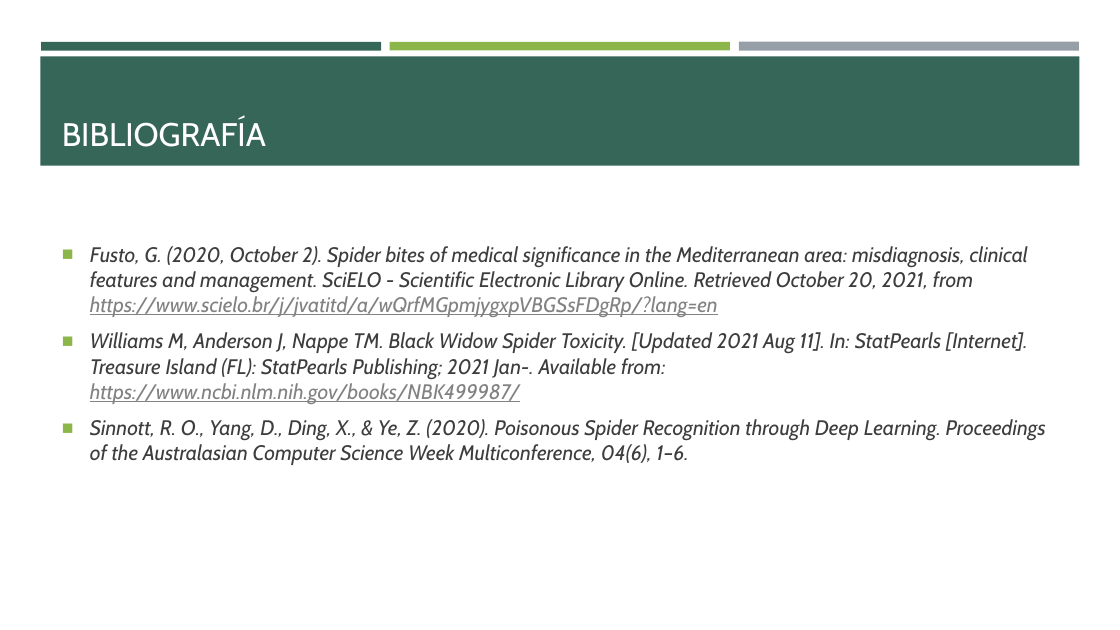
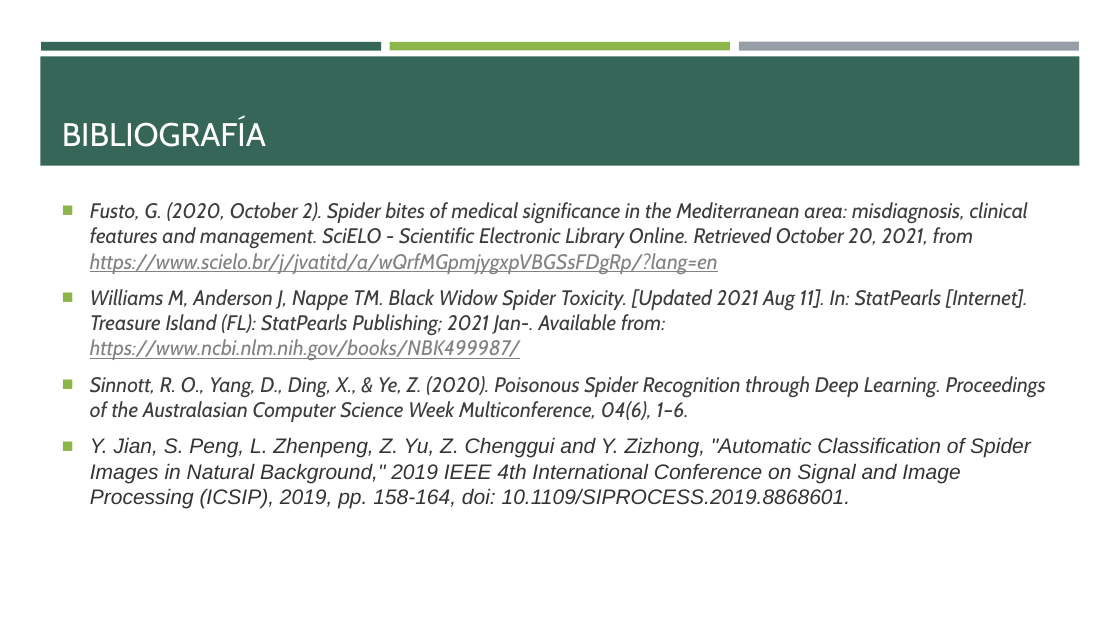
Before and after one commit to ErickaBermudez/spider-classification, a slide deck: slide 12 of docs/01 Project Presentation.pptx. Drawn at 1120x630 pixels with LibreOffice and Linux fonts; fonts in the diff are those of the drawing. Boxes give left, top, right and bottom in pixels: in the first picture for what was removed or moved away, otherwise in the second. Text is boxed around its words. In the diff, an @@ line names an element or a change of style, - is before the commit and + after.

```diff
--- a/docs/01 Project Presentation.pptx
+++ b/docs/01 Project Presentation.pptx
@@ text at bbox=[90, 437, 1031, 508]: paragraph added @@
+■ Y. Jian, S. Peng, L. Zhenpeng, Z. Yu, Z. Chenggui and Y. Zizhong, "Automatic Classification of Spider Images in Natural Background," 2019 IEEE 4th International Conference on Signal and Image Processing (ICSIP), 2019, pp. 158-164, doi: 10.1109/SIPROCESS.2019.8868601.
```
Also in this commit, not shown: 3 other slides changed, 1 slide added, 1 slide removed, 2 other files.
